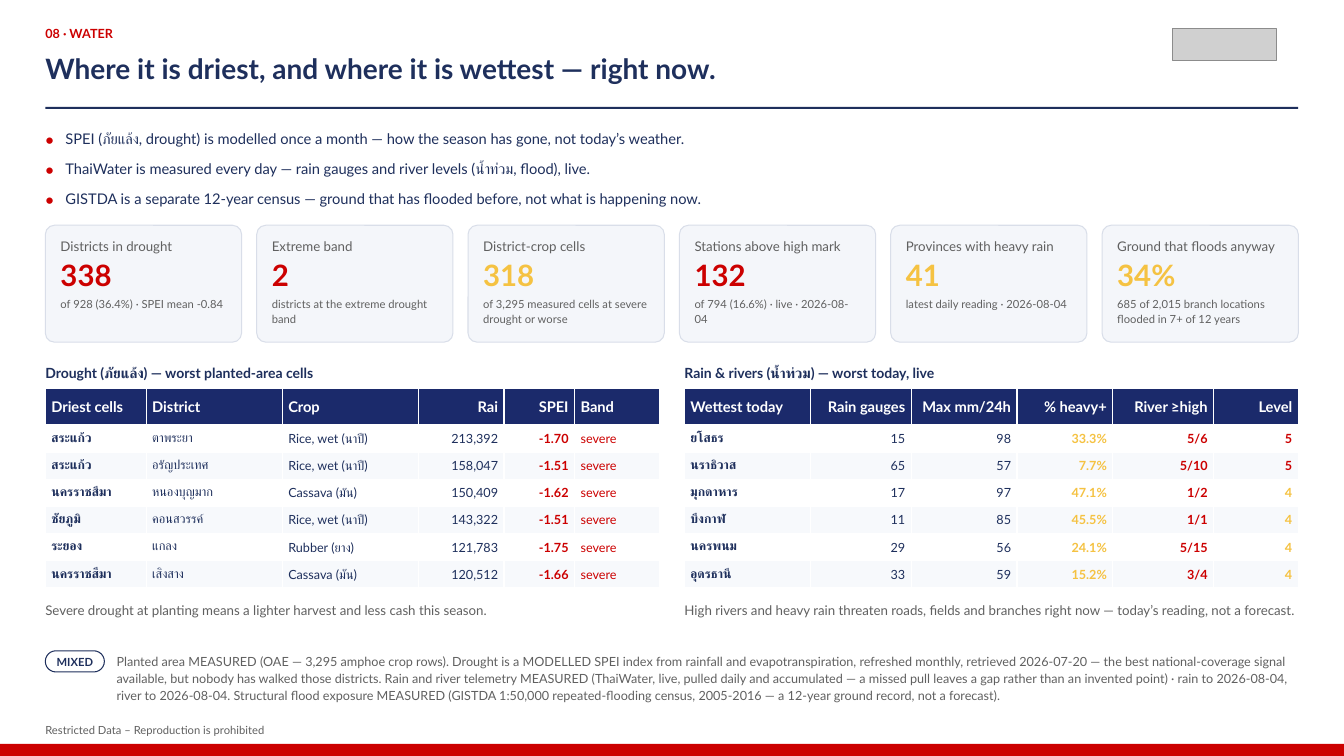
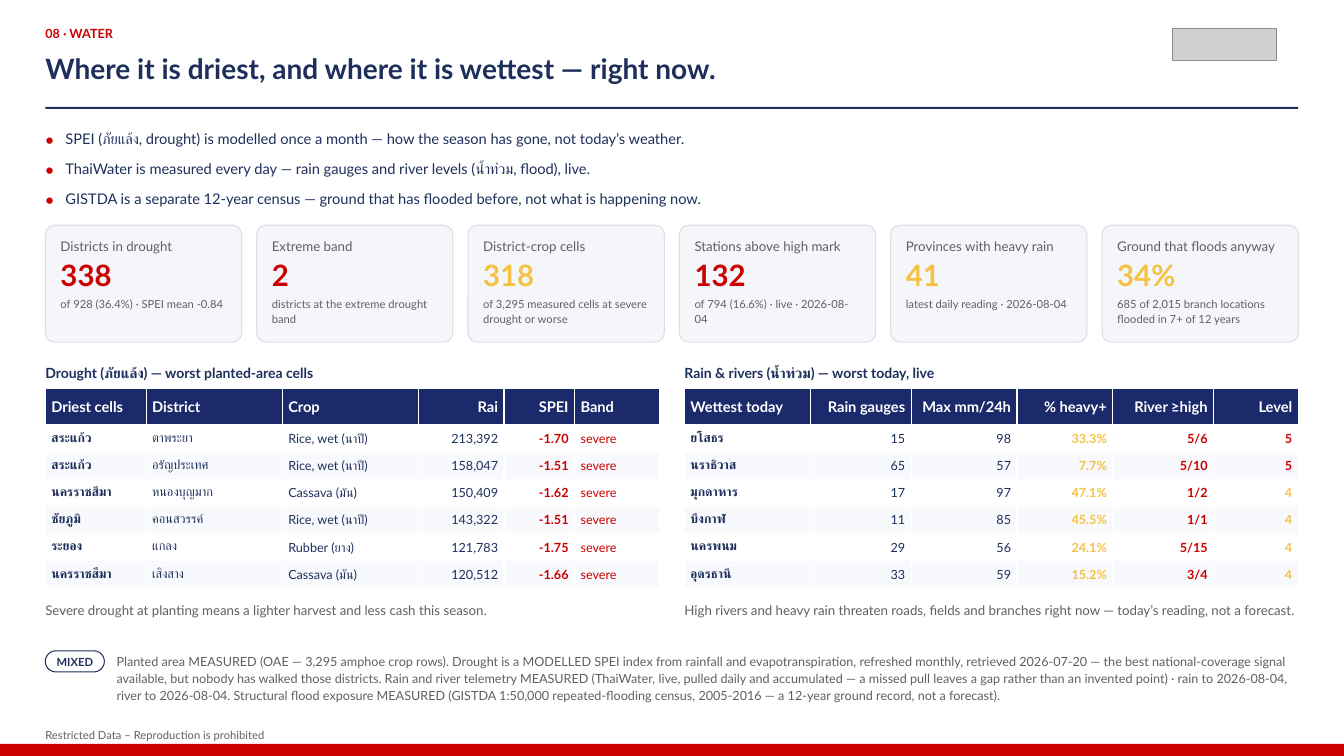
Before and after one commit to kaustavb2101/competitive-intel, a slide deck: slide 10 of docs/decks/mcom-2026-08-05-macro.pptx. Drawn at 1344x756 pixels with LibreOffice and Linux fonts; fonts in the diff are those of the drawing; grey boxes stand for pictures. Boxes give left, top, right and bottom in pixels: in the first picture for what was removed or moved away, otherwise in the second. Text is boxed around its words. In the diff, an @@ line names an element or a change of style, - is before the commit and + after.

```diff
--- a/docs/decks/mcom-2026-08-05-macro.pptx
+++ b/docs/decks/mcom-2026-08-05-macro.pptx
@@ text "Restricted Data – Reproduction is ...": place and size @@
-text "Restricted Data – Reproduction is ..." at [45, 726, 265, 736]
+text "Restricted Data – Reproduction is ..." at [45, 731, 265, 741]
```
Also in this commit, not shown: 16 other slides changed, 10 other files.
